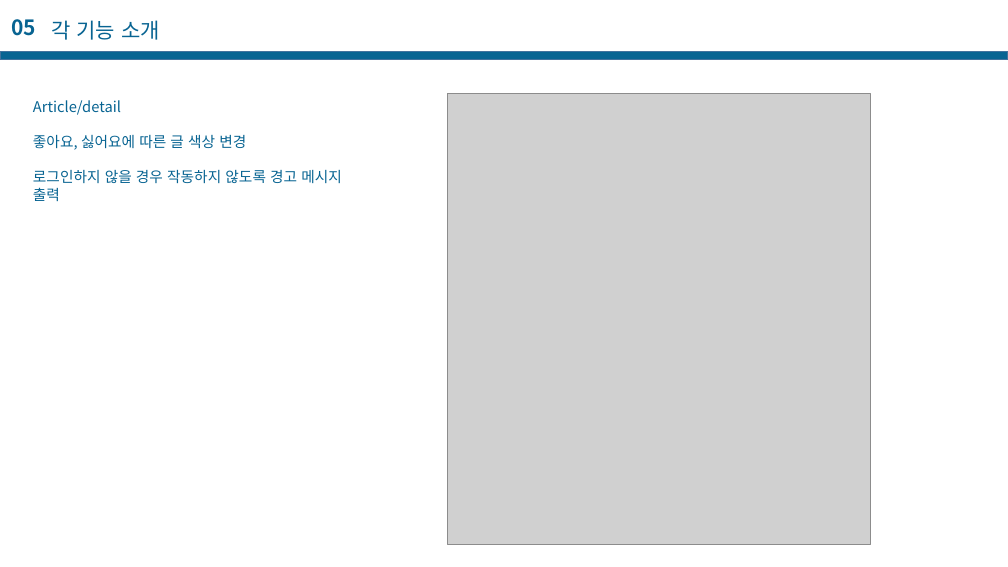
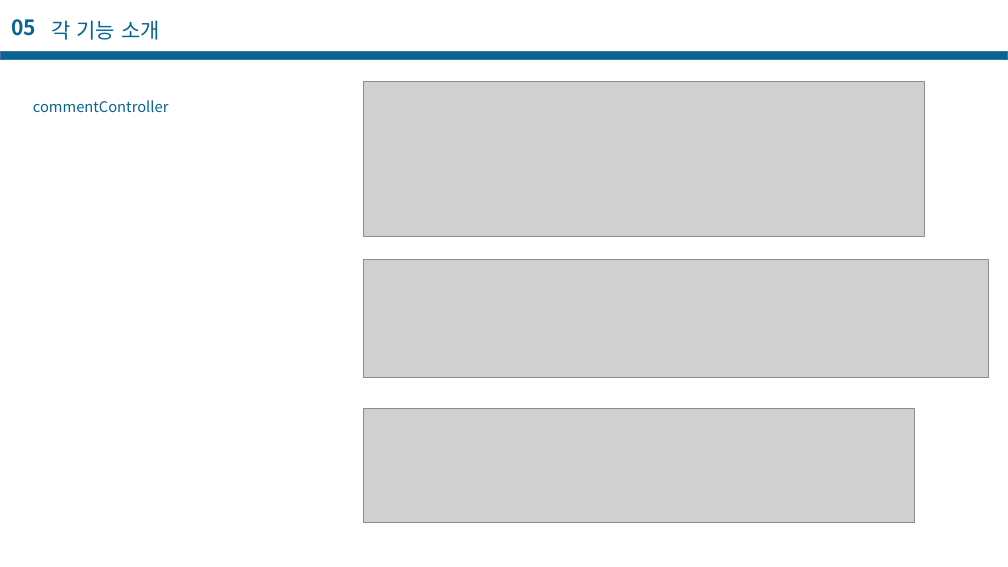
Before and after one commit to casatoo/EducationManager, a slide deck: slide 76 of 프로젝트 기술서.pptx. Drawn at 1008x567 pixels with LibreOffice and Linux fonts; fonts in the diff are those of the drawing; grey boxes stand for pictures. Boxes give left, top, right and bottom in pixels: in the first picture for what was removed or moved away, otherwise in the second. Text is boxed around its words. In the diff, an @@ line names an element or a change of style, - is before the commit and + after.

```diff
--- a/프로젝트 기술서.pptx
+++ b/프로젝트 기술서.pptx
@@ picture added at box(364, 82, 925, 237) @@
@@ text at box(33, 100, 169, 112): text changed @@
-Article/detail
-좋아요, 싫어요에 따른 글 색상 변경
-로그인하지 않을 경우 작동하지 않도록 경고 메시지 출력
+commentController
@@ picture removed at box(448, 94, 871, 544) @@
@@ picture added at box(364, 259, 988, 377) @@
@@ picture added at box(364, 409, 914, 523) @@
```
Also in this commit, not shown: 4 other slides changed, 9 slides added, 5 other files.
